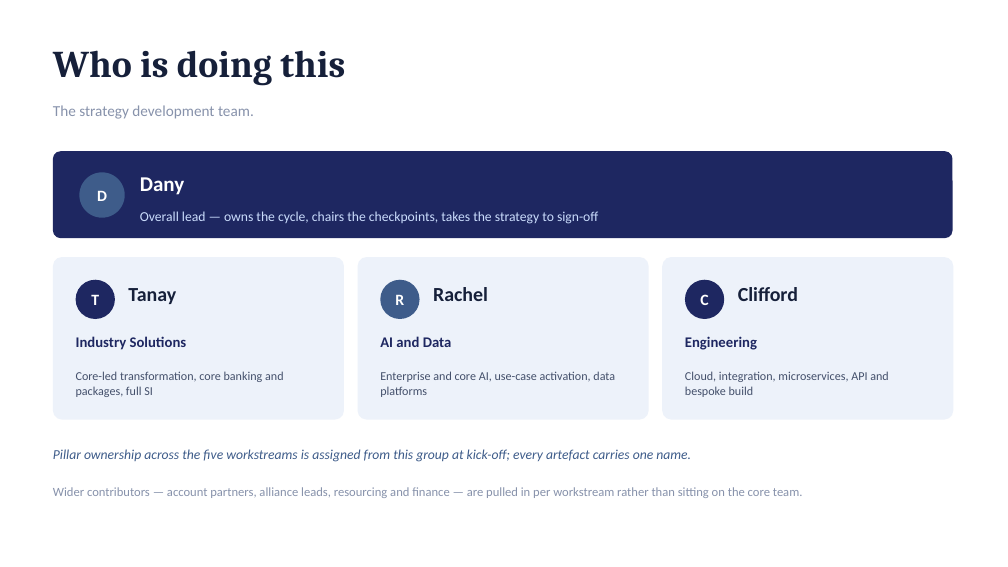
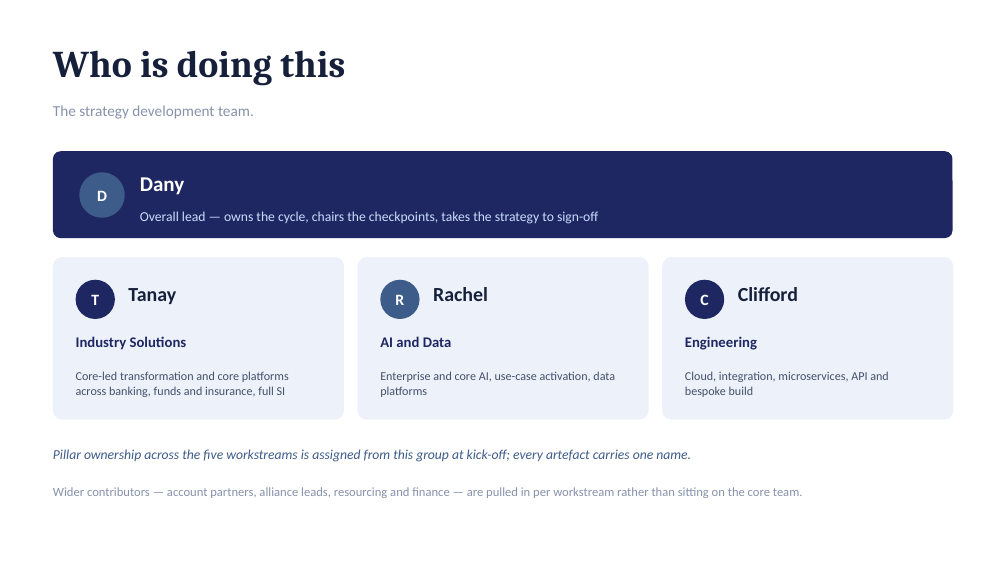
Before and after one commit to dhajjar-cyber/bae, a slide deck: slide 11 of FSI strategy/EAIND-FSI-Strategy-Development-Plan.pptx (slide 9 before the commit). Drawn at 1008x567 pixels with LibreOffice and Linux fonts; fonts in the diff are those of the drawing. Boxes give left, top, right and bottom in pixels: in the first picture for what was removed or moved away, otherwise in the second. Text is boxed around its words. In the diff, an @@ line names an element or a change of style, - is before the commit and + after.

```diff
--- a/FSI strategy/EAIND-FSI-Strategy-Development-Plan.pptx
+++ b/FSI strategy/EAIND-FSI-Strategy-Development-Plan.pptx
@@ text at [76,371,289,397]: text changed @@
-Core-led transformation, core banking and packages, full SI
+Core-led transformation and core platforms across banking, funds and insurance, full SI
```
Also in this commit, not shown: 10 other slides changed, 3 slides added, 1 slide removed, 2 other files.
